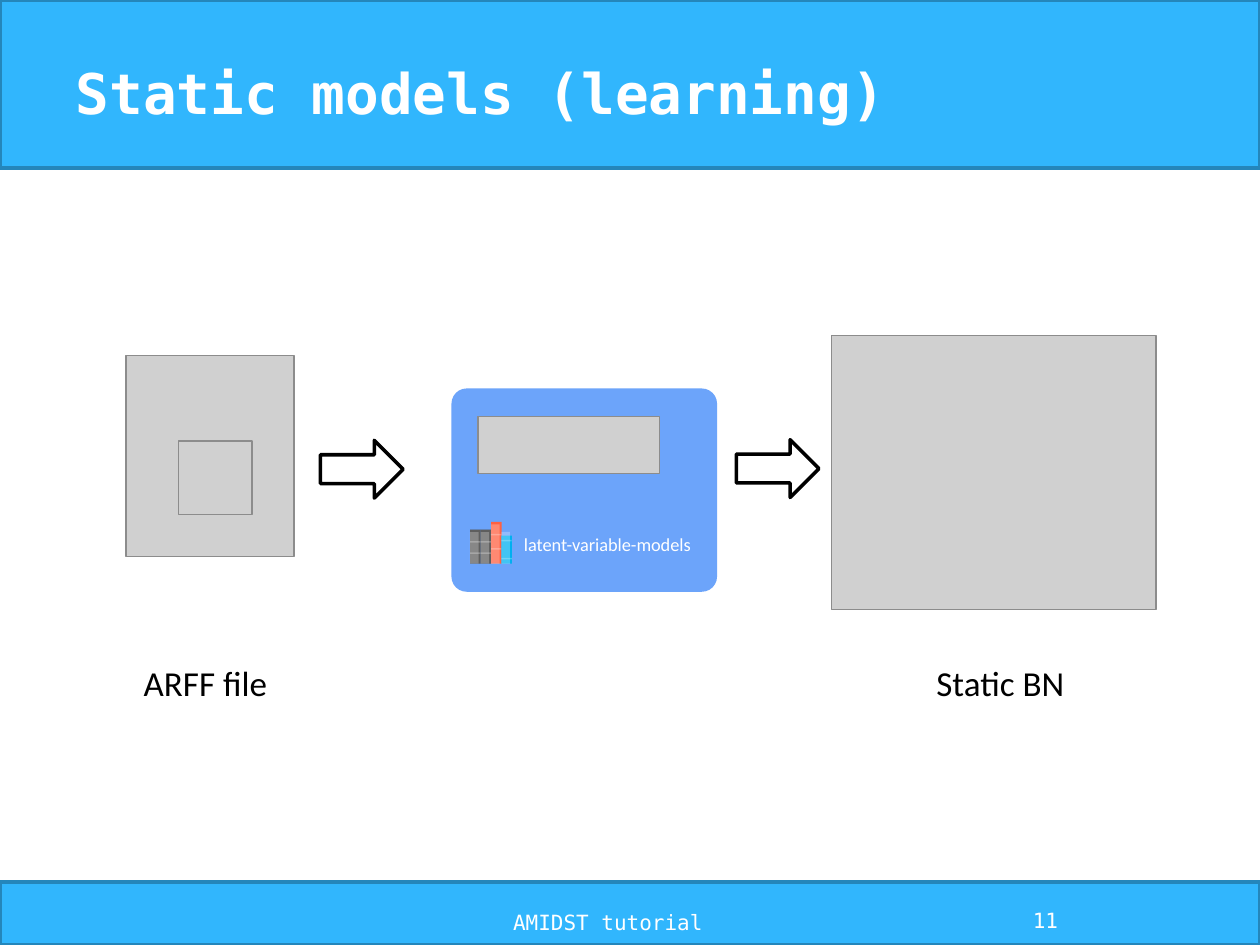
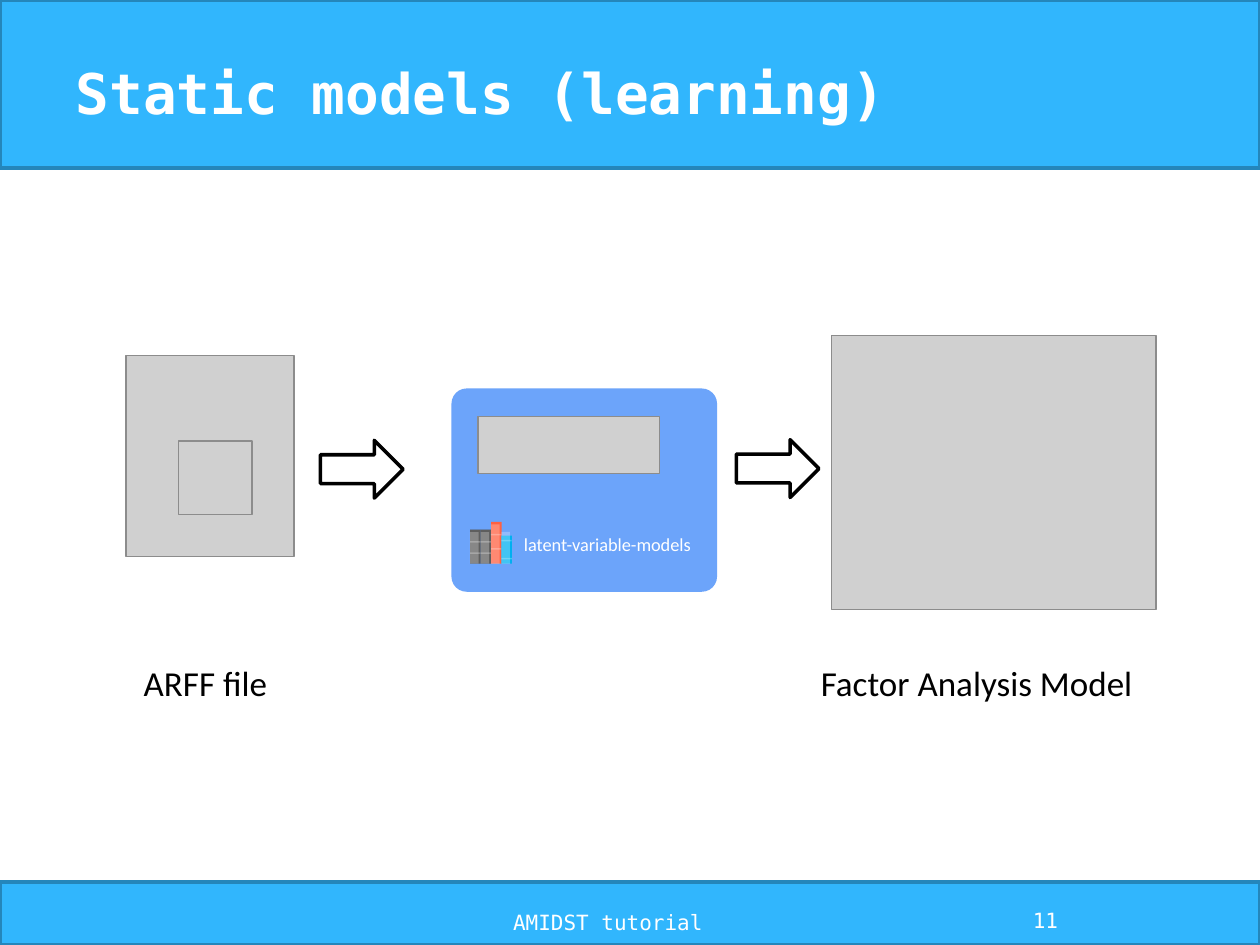
Before and after one commit to amidst/tutorial, a slide deck: slide 11 of doc/slides/AMIDST_slides.pptx. Drawn at 1260x945 pixels with LibreOffice and Linux fonts; fonts in the diff are those of the drawing; grey boxes stand for pictures; background and template pictures are left out. Boxes give left, top, right and bottom in pixels: in the first picture for what was removed or moved away, otherwise in the second. Text is boxed around its words. In the diff, an @@ line names an element or a change of style, - is before the commit and + after.

```diff
--- a/doc/slides/AMIDST_slides.pptx
+++ b/doc/slides/AMIDST_slides.pptx
@@ text at (821,671,1132,702): text changed @@
-Static BN
+Factor Analysis Model
```
Also in this commit, not shown: 10 other slides changed, 6 other files.
